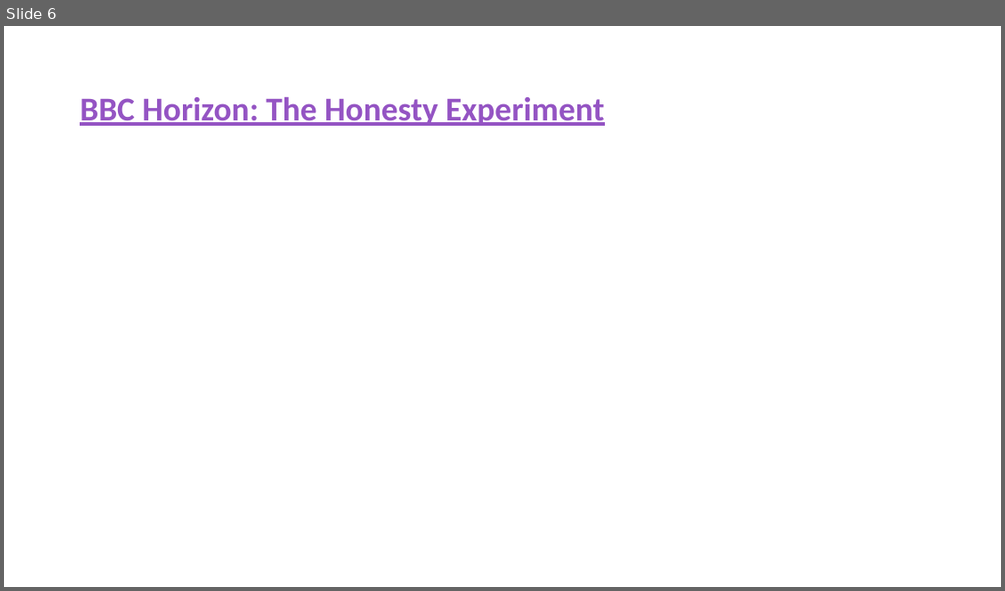
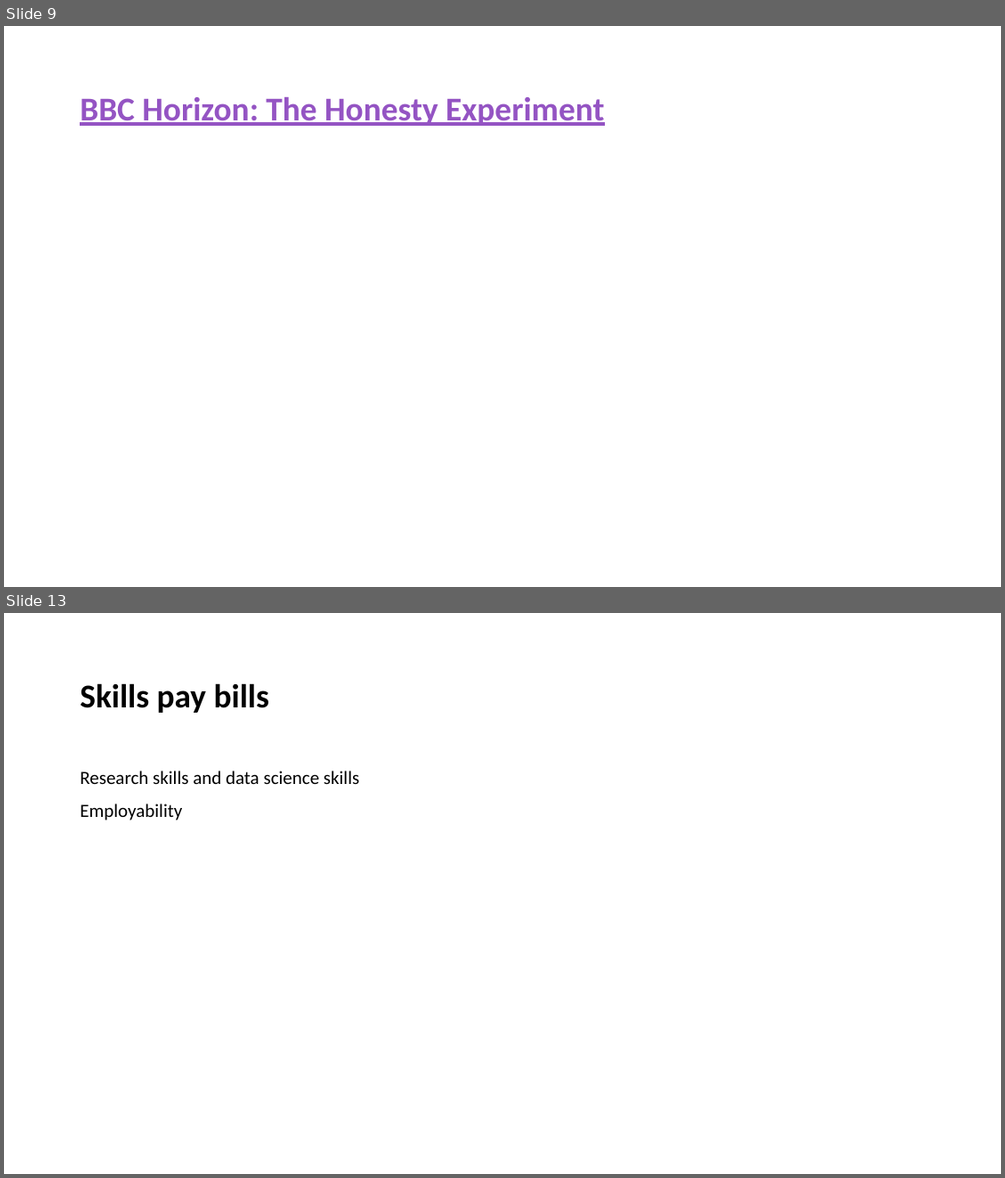
Before and after one commit to LittleMonkeyLab/PS52007Dslides, a slide deck: _site/lectures/Lecture08/PS51009Week8.pptx. Shown one above the other, each under a label of ours: slide 6 before the commit, slides 9 and 13 after it; the slides between them are not shown. The pictures are 1005x591 and 1005x1178 pixels, drawn with LibreOffice and Linux fonts; fonts in the diff are those of the drawing. Boxes give left, top, right and bottom in pixels: in the first picture for what was removed or moved away, otherwise in the second. Text is boxed around its words. In the diff, an @@ line names an element or a change of style, - is before the commit and + after.

```diff
--- a/_site/lectures/Lecture08/PS51009Week8.pptx
+++ b/_site/lectures/Lecture08/PS51009Week8.pptx
@@ slide 13 added at bbox=[4, 613, 1001, 1174], background #FFFFFF @@
@@ title added at bbox=[80, 683, 269, 713], 32 pt, text #000000, bold @@
+Skills pay bills
@@ text added at bbox=[80, 771, 359, 820], 18 pt, text #000000 @@
+Research skills and data science skills
+Employability
@@ what was slide 6 is now slide 9 @@
```
Also in this commit, not shown: 1 slide changed, 8 other slides added, 8 other files.
